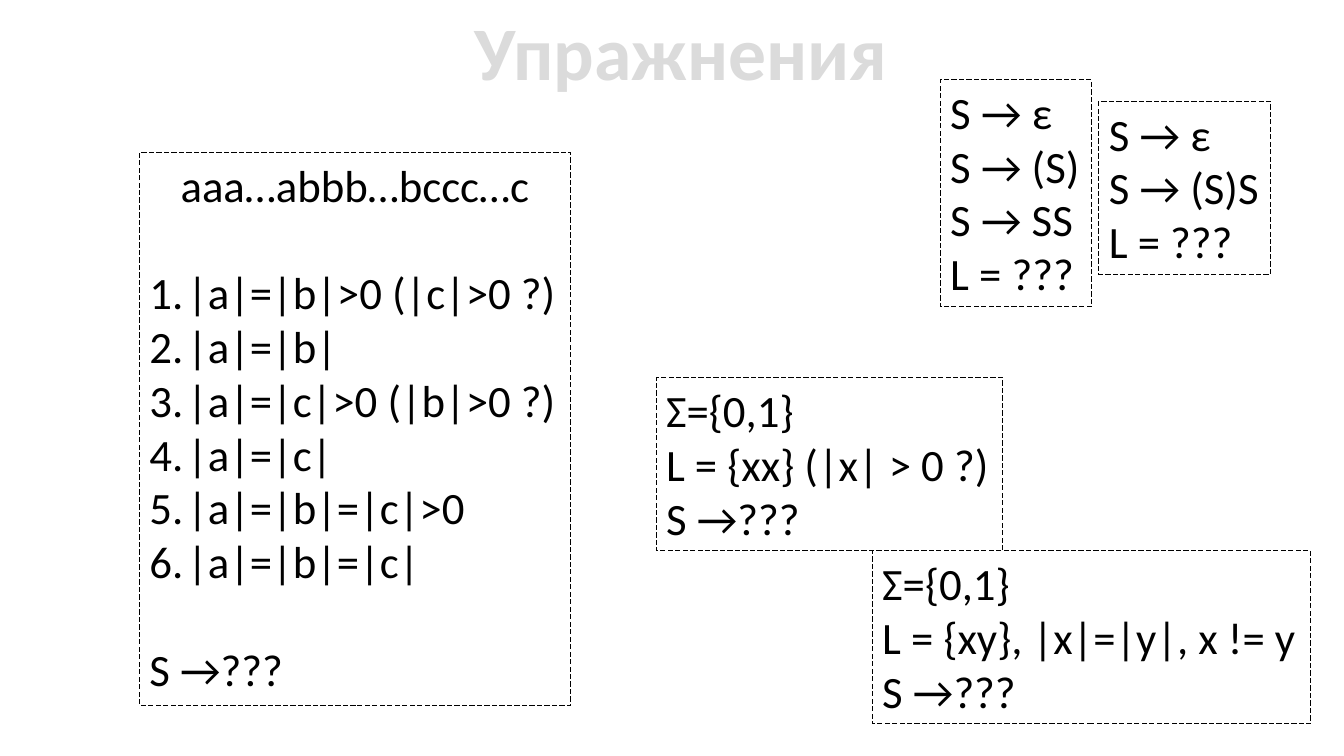
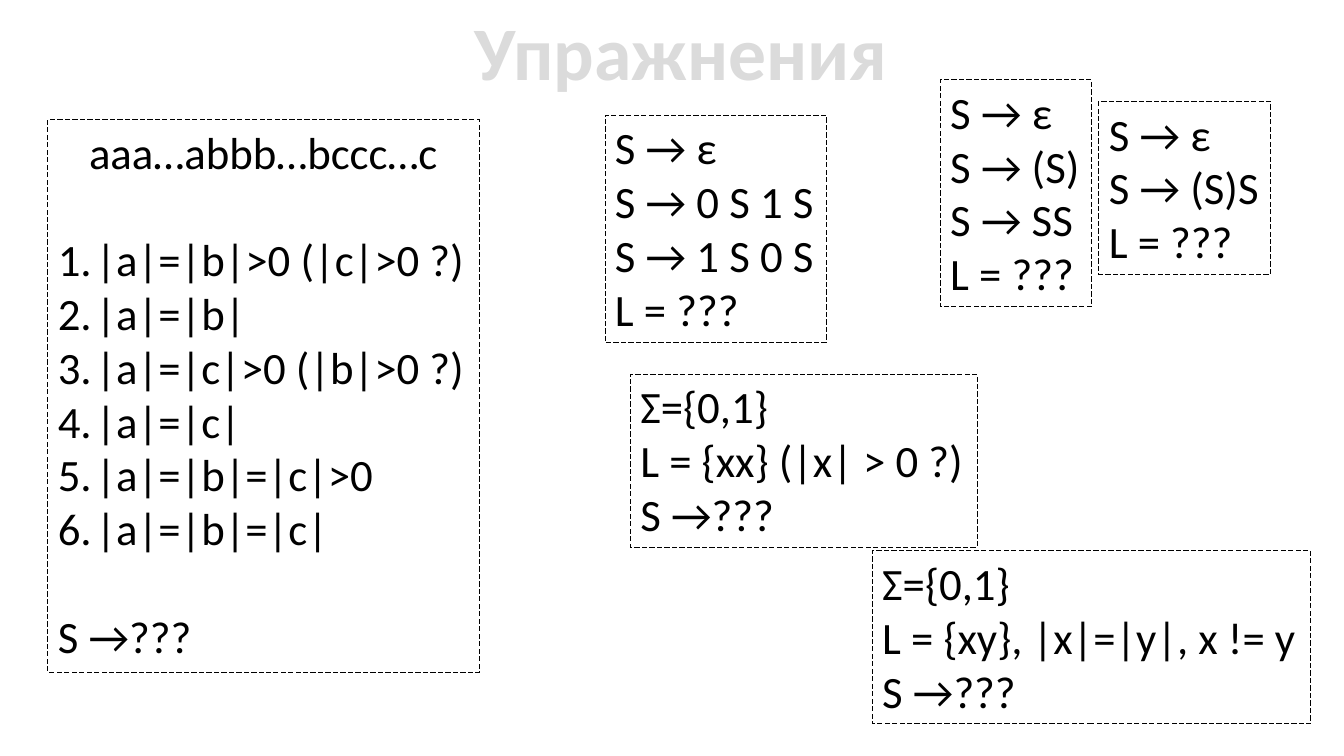
Before and after one commit to ukoloff/cfgram, a slide deck: slide 39 of slides/01 Intro.pptx. Drawn at 1344x756 pixels with LibreOffice and Linux fonts; fonts in the diff are those of the drawing. Boxes give left, top, right and bottom in pixels: in the first picture for what was removed or moved away, otherwise in the second. Text is boxed around its words. In the diff, an @@ line names an element or a change of style, - is before the commit and + after.

Commit message:
One more exercise

```diff
--- a/slides/01 Intro.pptx
+++ b/slides/01 Intro.pptx
@@ rectangle added at box(605, 115, 826, 343), outline #000000 0.75 pt dashed, 32 pt, text #000000 @@
+S → ε
+S → 0 S 1 S
+S → 1 S 0 S
+L = ???
@@ rectangle "aaa…abbb…bccc…c": place and size @@
-rectangle "aaa…abbb…bccc…c" at box(139, 152, 571, 706)
+rectangle "aaa…abbb…bccc…c" at box(48, 120, 480, 674)
@@ rectangle "Σ={0,1}": place and size @@
-rectangle "Σ={0,1}" at box(656, 378, 1003, 552)
+rectangle "Σ={0,1}" at box(630, 374, 977, 547)
```
